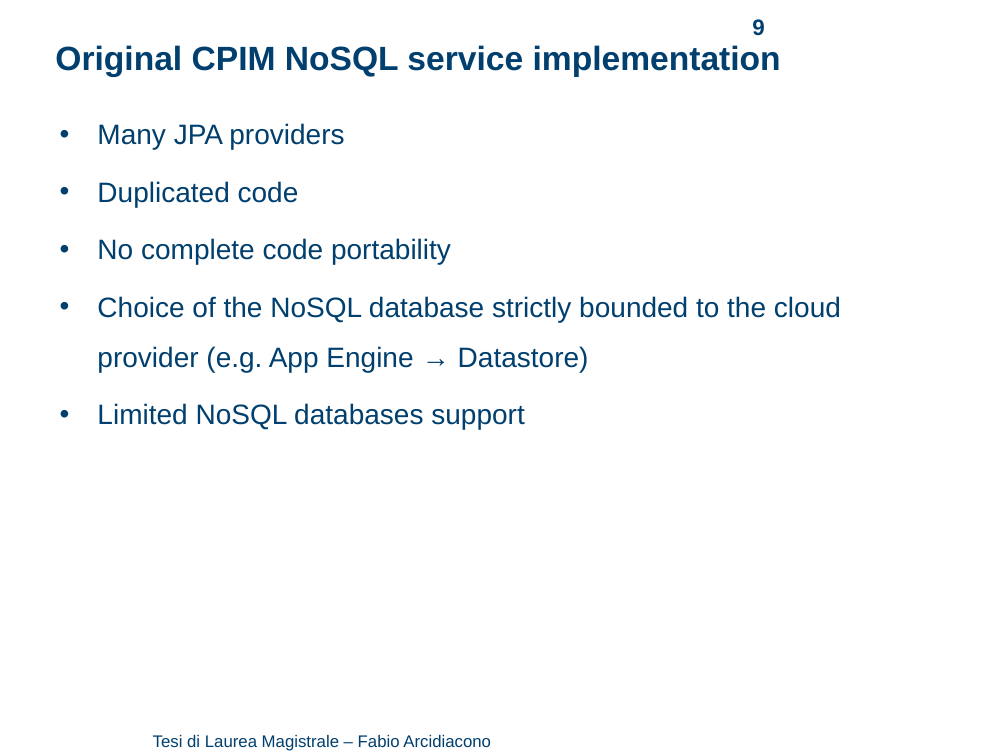
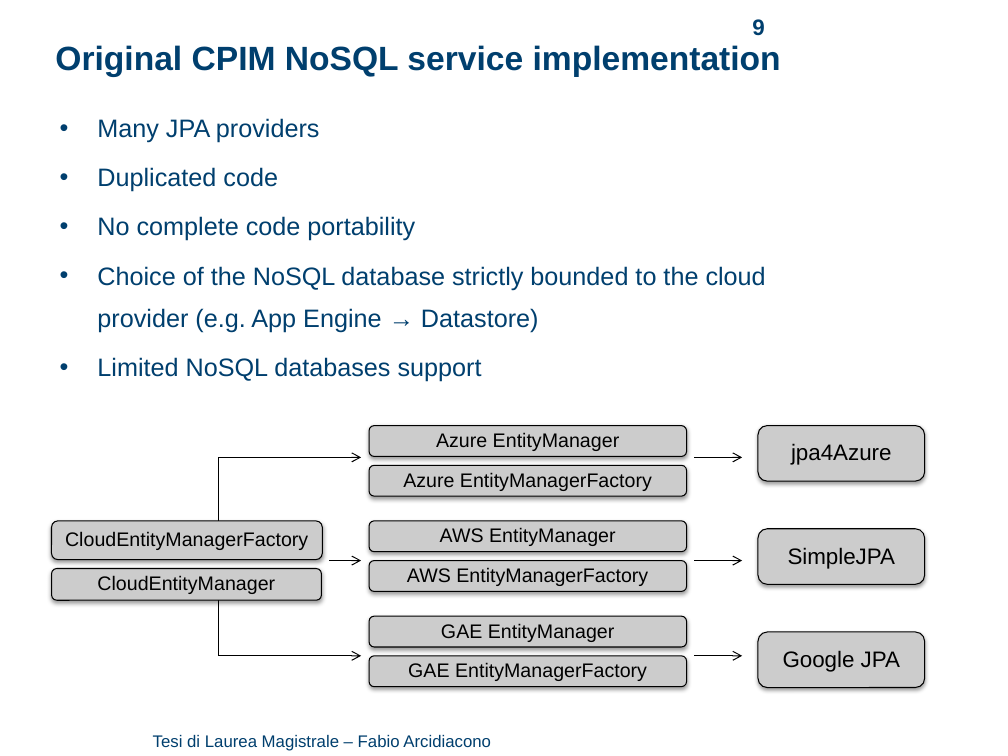
Before and after one commit to arci/thesis, a slide deck: slide 9 of presentation/ThesisPresentation.pptx. Drawn at 1008x756 pixels with LibreOffice and Linux fonts; fonts in the diff are those of the drawing; background and template pictures are left out. Boxes give left, top, right and bottom in pixels: in the first picture for what was removed or moved away, otherwise in the second. Text is boxed around its words. In the diff, an @@ line names an element or a change of style, - is before the commit and + after.

```diff
--- a/presentation/ThesisPresentation.pptx
+++ b/presentation/ThesisPresentation.pptx
@@ text "Many JPA providers" at (x1=97, y1=118, x2=766, y2=382): size 20 to 18 pt; line spacing 1.5 to 1.4 @@
@@ rounded rectangle added at (x1=369, y1=425, x2=686, y2=457), fill #CCCCCC, outline #000000 0.75 pt, 14 pt, text #000000 @@
+Azure EntityManager
@@ rounded rectangle added at (x1=758, y1=425, x2=924, y2=481), fill #CCCCCC, outline #000000 0.75 pt, 16 pt, text #000000 @@
+jpa4Azure
@@ line added from (219, 458) to (219, 544), #000000 0.75 pt @@
@@ arrow added from (219, 458) to (361, 458), #000000 0.75 pt @@
@@ rounded rectangle added at (x1=369, y1=466, x2=686, y2=497), fill #CCCCCC, outline #000000 0.75 pt, 14 pt, text #000000 @@
+Azure EntityManagerFactory
@@ arrow added from (695, 458) to (742, 458), #000000 0.75 pt @@
@@ rounded rectangle added at (x1=51, y1=521, x2=323, y2=559), fill #CCCCCC, outline #000000 0.75 pt, 14 pt, text #000000 @@
+CloudEntityManagerFactory
@@ rounded rectangle added at (x1=369, y1=521, x2=686, y2=552), fill #CCCCCC, outline #000000 0.75 pt, 14 pt, text #000000 @@
+AWS EntityManager
@@ rounded rectangle added at (x1=758, y1=529, x2=924, y2=585), fill #CCCCCC, outline #000000 0.75 pt, 16 pt, text #000000 @@
+SimpleJPA
@@ rounded rectangle added at (x1=51, y1=569, x2=322, y2=600), fill #CCCCCC, outline #000000 0.75 pt, 14 pt, text #000000 @@
+CloudEntityManager
@@ line added from (219, 569) to (219, 656), #000000 0.75 pt @@
@@ arrow added from (330, 560) to (361, 560), #000000 0.75 pt @@
@@ rounded rectangle added at (x1=369, y1=560, x2=686, y2=592), fill #CCCCCC, outline #000000 0.75 pt, 14 pt, text #000000 @@
+AWS EntityManagerFactory
@@ arrow added from (695, 560) to (742, 560), #000000 0.75 pt @@
@@ rounded rectangle added at (x1=369, y1=616, x2=686, y2=647), fill #CCCCCC, outline #000000 0.75 pt, 14 pt, text #000000 @@
+GAE EntityManager
@@ arrow added from (219, 656) to (361, 656), #000000 0.75 pt @@
@@ rounded rectangle added at (x1=369, y1=656, x2=686, y2=687), fill #CCCCCC, outline #000000 0.75 pt, 14 pt, text #000000 @@
+GAE EntityManagerFactory
@@ arrow added from (695, 656) to (742, 656), #000000 0.75 pt @@
@@ rounded rectangle added at (x1=758, y1=632, x2=924, y2=687), fill #CCCCCC, outline #000000 0.75 pt, 16 pt, text #000000 @@
+Google JPA
```
Also in this commit, not shown: 7 other slides changed, 4 other files.
